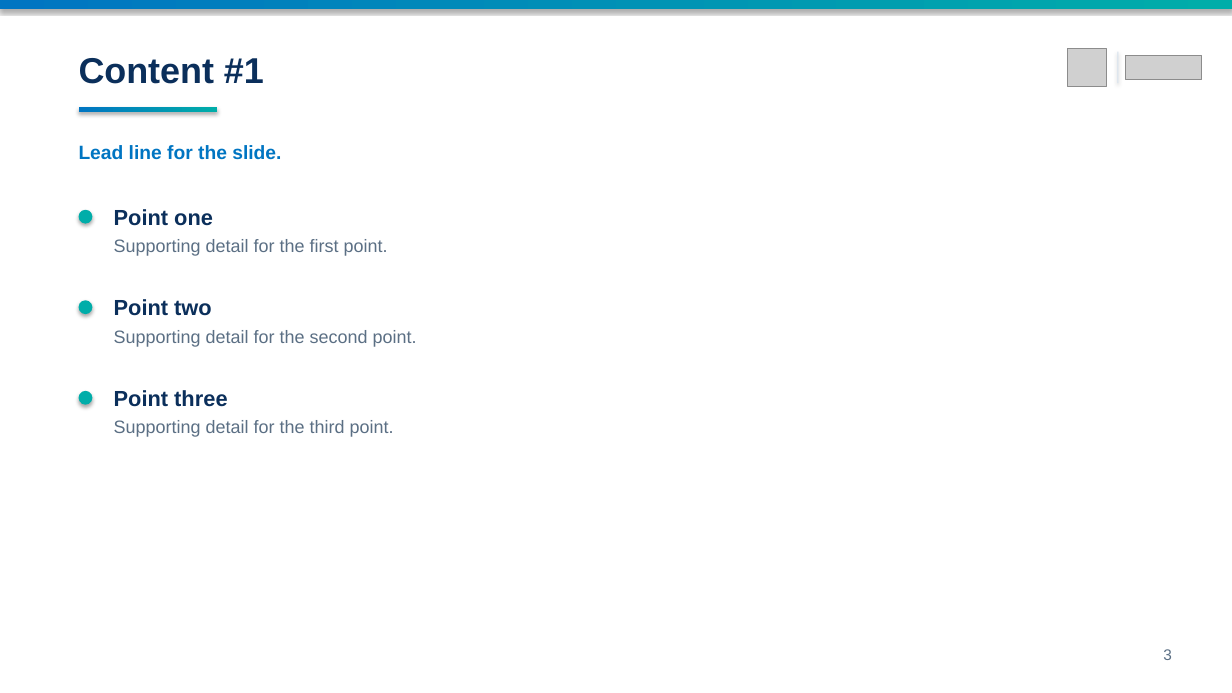
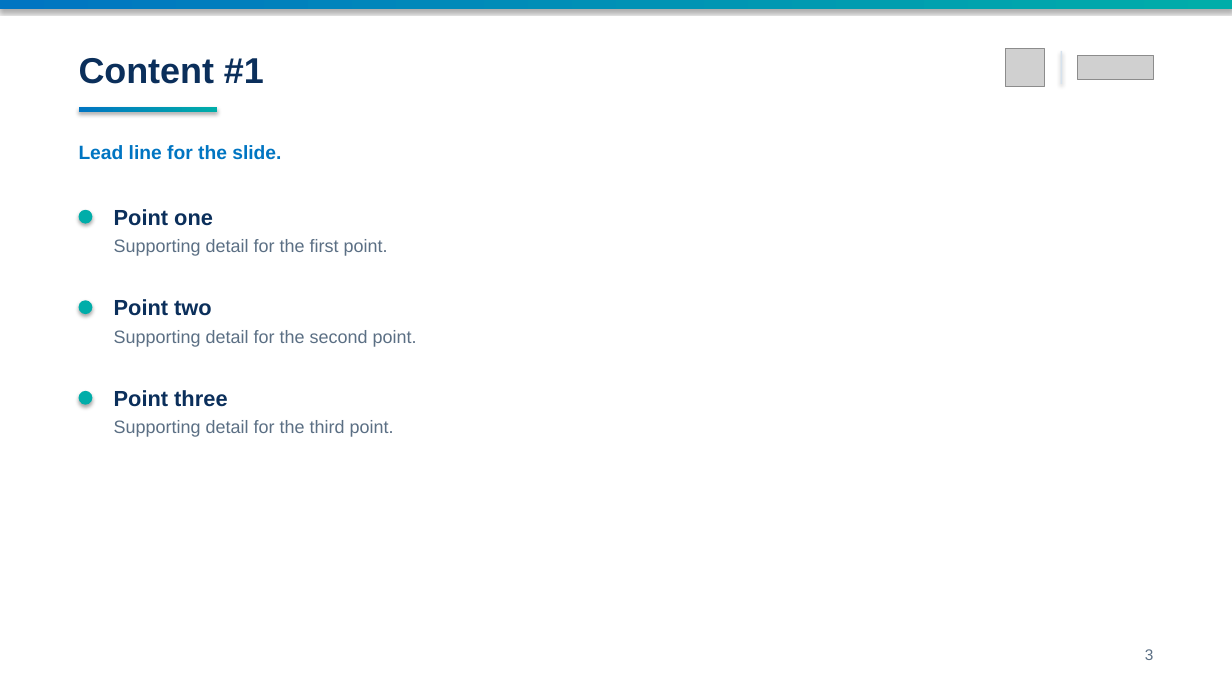
Before and after one commit to enthusiast87/MS3L.io, a slide deck: slide 3 of assets/templates/MS3L_presentation_template_gradient.pptx. Drawn at 1232x693 pixels with LibreOffice and Linux fonts; fonts in the diff are those of the drawing; grey boxes stand for pictures. Boxes give left, top, right and bottom in pixels: in the first picture for what was removed or moved away, otherwise in the second. Text is boxed around its words. In the diff, an @@ line names an element or a change of style, - is before the commit and + after.

```diff
--- a/assets/templates/MS3L_presentation_template_gradient.pptx
+++ b/assets/templates/MS3L_presentation_template_gradient.pptx
@@ picture: place and size @@
-picture at (1067, 48, 1106, 87)
+picture at (1006, 48, 1044, 87)
@@ rectangle: place and size @@
-rectangle at (1117, 52, 1118, 83)
+rectangle at (1061, 51, 1062, 84)
@@ picture: place and size @@
-picture at (1126, 55, 1202, 79)
+picture at (1078, 55, 1153, 79)
@@ text "3": place and size @@
-text "3" at (1163, 649, 1172, 660)
+text "3" at (1145, 649, 1154, 660)
```
Also in this commit, not shown: 5 other slides changed, 6 other files.
